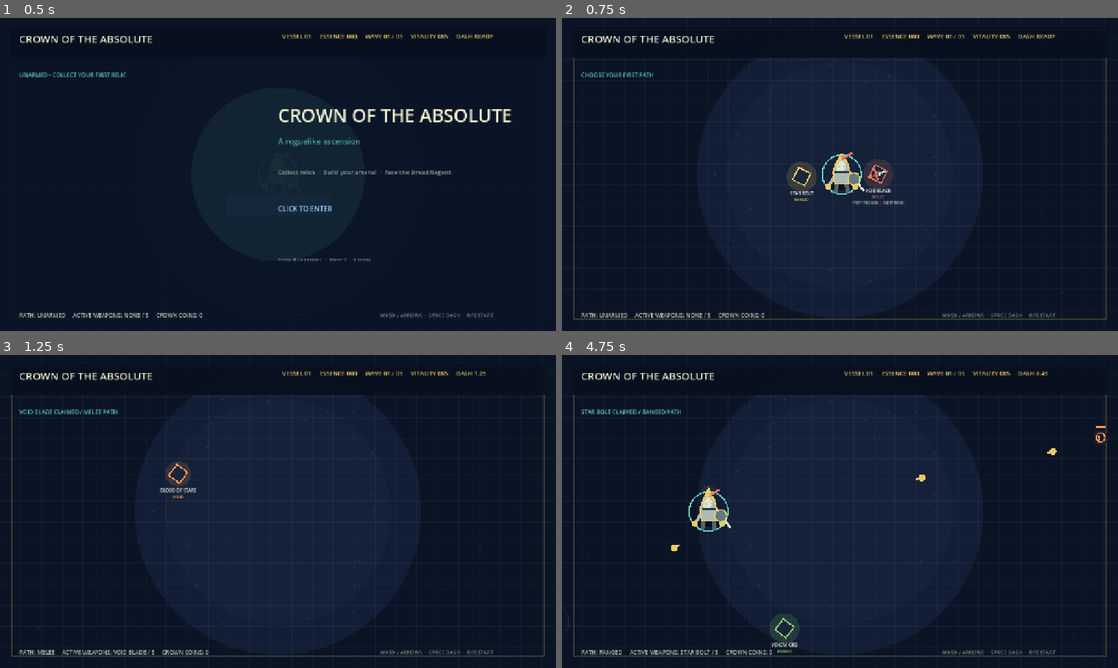
Above: before the commit, frames 1-4 (two rows, left to right).
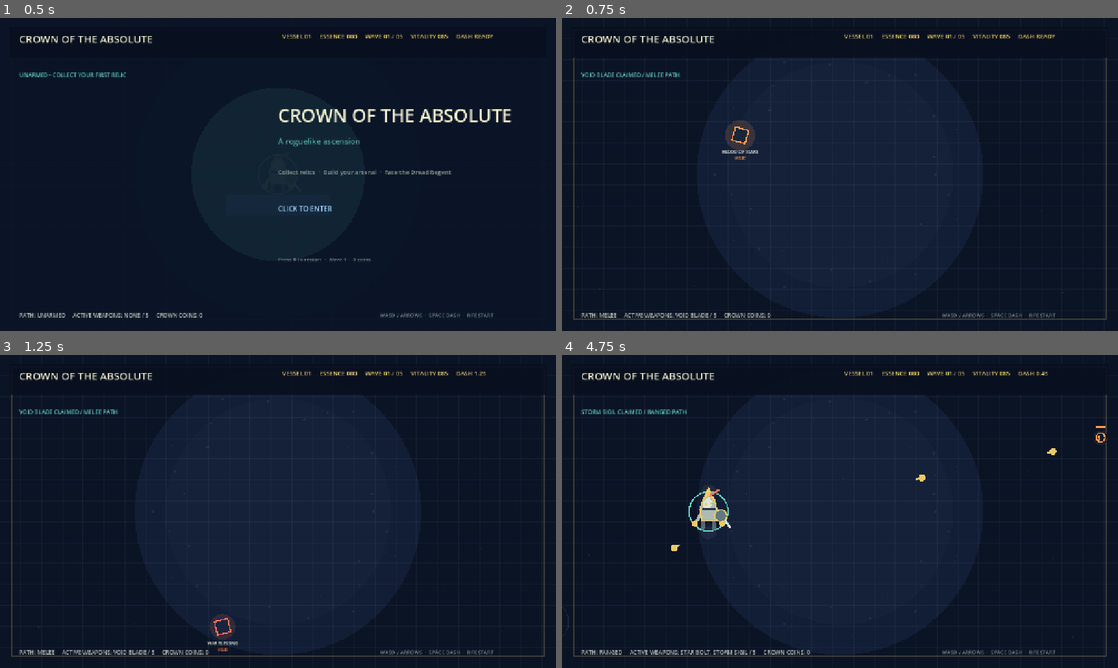
Above: after the commit, the same moments.

Repository: domaki7/new-project
Game: Godot game, scene res://main.tscn
The game is run twice, just before and just after one commit, with the same random seed, the same clock (stepped at 60 frames per second) and the same inputs.
Inputs (mouse positions are in pixels of both pictures, inside the frame that each line leads up to):
- Up to frame 1 (0.5 s): no input
- Up to frame 2 (0.75 s): tap Enter at 0.5, 0.6 s; move the mouse to (962, 158) at 0.52 s; hold Right from 0.53 s (still down); click (962, 158) at 0.67 s
- Up to frame 3 (1.25 s): keep holding Right; tap Space (ui_select) at 0.77, 1.07 s; tap R at 0.8 s
- Up to frame 4 (4.75 s): move the mouse to (728, 527) at 1.27 s; release Right at 1.28 s; hold S 1.28-2.03 s; tap R at 1.35, 3.05, 3.6 s; click (728, 527) at 1.42 s; tap Space (ui_select) at 1.52, 1.55, 1.82, 2.1, 3.02, 3.32, 3.77, 3.8, 4.07, 4.52 s; move the mouse to (895, 442) at 2.02 s; hold Right 2.03-2.78 s; click (895, 442) at 2.17 s; tap Enter at 2.3, 2.85, 4.35 s; move the mouse to (812, 574) at 2.77 s; hold W 2.78-3.53 s; click (812, 574) at 2.92 s; move the mouse to (1006, 558) at 3.52 s; hold Left from 3.53 s (still down); click (1006, 558) at 3.67 s; move the mouse to (673, 464) at 4.27 s; click (673, 464) at 4.42 s

Frame 1 is identical in both runs. In frame 2, 2.4% of the frame differs, in the area x 3-62%, y 17-96%; in frame 3, 0.6%; in frame 4, 0.8%.
Error before the commit: Invalid access to property or key 'strength' on a base object of type 'Dictionary'. (res://main.gd:905)
Error after the commit: Invalid access to property or key 'strength' on a base object of type 'Dictionary'. (res://main.gd:927)

Commit message:
Add keyboard navigation to menus

Diff:
--- a/godot/main.gd
+++ b/godot/main.gd
@@ -71,6 +71,7 @@
 var mode := "start"
 var mouse_position := Vector2.ZERO
 var menu_transition := 0.0
+var menu_selection := 0
 var danger_proximity := 0.0
 var status := "UNARMED - COLLECT YOUR FIRST RELIC"
 var crown_coins := 0
@@ -238,6 +239,7 @@
 func start_game() -> void:
     mode = "play"
     menu_transition = 0.0
+    menu_selection = 0
     level = 1; essence = 0; wave = 1; boss_spawned = false; run_kills = 0; run_coins_earned = 0; player_hit_flash = 0.0 …(451 unchanged characters)…
     weapon_family = ""; spawn_timer = 0.0; pickup_timer = 0.0; ascension_options.clear()
     player = {"position": ARENA_SIZE * 0.5, "health": 85.0 + meta_health * 12.0, "max_health": 85.0 + meta_health * 12.0, "speed": 235.0}
@@ -512,6 +514,7 @@
 func open_ascension() -> void:
     mode = "ascension"
     menu_transition = 1.0
+    menu_selection = 0
     essence -= 240
     ascension_flash = 0.45
     play_sfx("ascension")
@@ -551,6 +554,7 @@
 func die() -> void:
     mode = "death"
     menu_transition = 1.0
+    menu_selection = 0
     run_coins_earned = max(5, essence / 12 + level * 3)
     crown_coins += run_coins_earned
     save_meta()
@@ -562,15 +566,33 @@
         play_sfx("ui_select")
         start_game()
     if event is InputEventKey and event.pressed and event.keycode == KEY_SPACE and mode == "play": dash_requested = true
-    if event is InputEventMouseButton and event.pressed and event.button_index == MOUSE_BUTTON_LEFT and mode == "start":
+    if event is InputEventKey and event.pressed and menu_transition < 0.1:
+        if mode == "start" and (event.keycode == KEY_ENTER or event.keycode == KEY_SPACE):
+            play_sfx("ui_select")
+            start_game()
+        elif mode == "ascension":
+            if event.keycode == KEY_LEFT or event.keycode == KEY_A: menu_selection = posmod(menu_selection - 1, ascension_options.size())
+            elif event.keycode == KEY_RIGHT or event.keycode == KEY_D: menu_selection = posmod(menu_selection + 1, ascension_options.size())
+            elif event.keycode == KEY_ENTER or event.keycode == KEY_SPACE:
+                play_sfx("ui_select")
+                choose_ascension(menu_selection)
+        elif mode == "death":
+            if event.keycode == KEY_LEFT or event.keycode == KEY_A: menu_selection = posmod(menu_selection - 1, 3)
+            elif event.keycode == KEY_RIGHT or event.keycode == KEY_D: menu_selection = posmod(menu_selection + 1, 3)
+            elif event.keycode == KEY_ENTER or event.keycode == KEY_SPACE:
+                var shop_costs := [30, 35, 25]
+                var shop_kinds := ["damage", "health", "range"]
+                play_sfx("ui_select")
+                buy_meta(shop_kinds[menu_selection], shop_costs[menu_selection])
+    if event is InputEventMouseButton and event.pressed and event.button_index == MOUSE_BUTTON_LEFT and mode == "start" and menu_transition < 0.1:
         play_sfx("ui_select")
         start_game()
-    if event is InputEventMouseButton and event.pressed and event.button_index == MOUSE_BUTTON_LEFT and mode == "ascension":
+    if event is InputEventMouseButton and event.pressed and event.button_index == MOUSE_BUTTON_LEFT and mode == "ascension" and menu_transition < 0.1:
         for index in ascension_positions.size():
             if Rect2(ascension_positions[index] - Vector2(100, 44), Vector2(200, 88)).has_point(event.position):
                 play_sfx("ui_select")
                 choose_ascension(index)
-    if event is InputEventMouseButton and event.pressed and event.button_index == MOUSE_BUTTON_LEFT and mode == "death":
+    if event is InputEventMouseButton and event.pressed and event.button_index == MOUSE_BUTTON_LEFT and mode == "death" and menu_transition < 0.1:
         if Rect2(Vector2(280, 450) - Vector2(95, 35), Vector2(190, 70)).has_point(event.position):
             play_sfx("ui_select")
             buy_meta("damage", 30)
@@ -984,11 +1006,10 @@
                 var data: Dictionary = WEAPONS[id] if WEAPONS.has(id) else UPGRADES[id]
                 var option_rect := Rect2(position - Vector2(100, 44), Vector2(200, 88))
                 var option_hover: bool = option_rect.has_point(mouse_position) and menu_transition < 0.1
-                var card_scale: float = 1.0 + (0.05 if option_hover else 0.0)
-                var card_pos: Vector2 = position
+                var option_focused: bool = index == menu_selection and menu_transition < 0.1
                 draw_rect(option_rect, Color("182d46", 0.5 * transition_alpha))
-                draw_rect(option_rect, data.color * Color(1, 1, 1, transition_alpha * (0.8 if option_hover else 0.6)), false, 2.0 if option_hover else 1.0)
-                if option_hover: draw_circle(position, 120.0, Color(data.color, 0.05 * transition_alpha))
+                draw_rect(option_rect, data.color * Color(1, 1, 1, transition_alpha * (0.9 if option_hover or option_focused else 0.6)), false, 2.0 if option_hover or option_focused else 1.0)
+                if option_hover or option_focused: draw_circle(position, 120.0, Color(data.color, 0.05 * transition_alpha))
                 draw_string(ThemeDB.fallback_font, position + Vector2(-82, -12), id, HORIZONTAL_ALIGNMENT_LEFT, 164, int(13.0 * transition_scale), Color(data.color, transition_alpha))
                 draw_string(ThemeDB.fallback_font, position + Vector2(-82, 8), data.get("text", "upgrade"), HORIZONTAL_ALIGNMENT_LEFT, 164, 10, Color("aebbb2", transition_alpha * 0.8))
     if mode == "death":
@@ -1010,15 +1031,16 @@
             var item = shop_items[item_idx]
             var item_rect := Rect2(item.pos - Vector2(95, 35), Vector2(190, 70))
             var item_hover: bool = item_rect.has_point(mouse_position) and crown_coins >= item.cost and menu_transition < 0.1
-            var item_color: Color = Color("63d1c2") if item_hover else Color("aebbb2") if crown_coins >= item.cost else Color("555566")
+            var item_focused: bool = item_idx == menu_selection and crown_coins >= item.cost and menu_transition < 0.1
+            var item_color: Color = Color("63d1c2") if item_hover or item_focused else Color("aebbb2") if crown_coins >= item.cost else Color("555566")
             var item_delay: float = 0.05 + item_idx * 0.08
             var item_alpha: float = max(0.0, (1.0 - menu_transition) / max(0.001, item_delay))
             draw_rect(item_rect, Color("182d46", 0.4 * item_alpha))
-            draw_rect(item_rect, item_color * Color(1, 1, 1, item_alpha), false, 2.0 if item_hover else 1.0)
+            draw_rect(item_rect, item_color * Color(1, 1, 1, item_alpha), false, 2.0 if item_hover or item_focused else 1.0)
             draw_string(ThemeDB.fallback_font, item.pos + Vector2(-82, -12), item.name, HORIZONTAL_ALIGNMENT_LEFT, 164, 12, item_color * Color(1, 1, 1, item_alpha))
             draw_string(ThemeDB.fallback_font, item.pos + Vector2(-82, 6), item.desc, HORIZONTAL_ALIGNMENT_LEFT, 164, 10, Color("aebbb2", item_alpha * 0.8))
             draw_string(ThemeDB.fallback_font, item.pos + Vector2(-82, 20), "%d coins" % item.cost, HORIZONTAL_ALIGNMENT_LEFT, 164, 9, Color("edc968", item_alpha))
-        draw_string(ThemeDB.fallback_font, Vector2(640, 600), "Press R to begin a new run", HORIZONTAL_ALIGNMENT_CENTER, -1, 12, Color("aebbb2", transition_alpha * 0.7))
+        draw_string(ThemeDB.fallback_font, Vector2(640, 600), "LEFT / RIGHT SELECT  ·  ENTER PURCHASE  ·  R NEW RUN", HORIZONTAL_ALIGNMENT_CENTER, -1, 12, Color("aebbb2", transition_alpha * 0.7))
     if mode == "victory":
         draw_rect(Rect2(Vector2.ZERO, ARENA_SIZE), Color(0.04, 0.08, 0.15, 0.92))
         var pulse: float = sin(elapsed * 1.8) * 0.2 + 0.8
